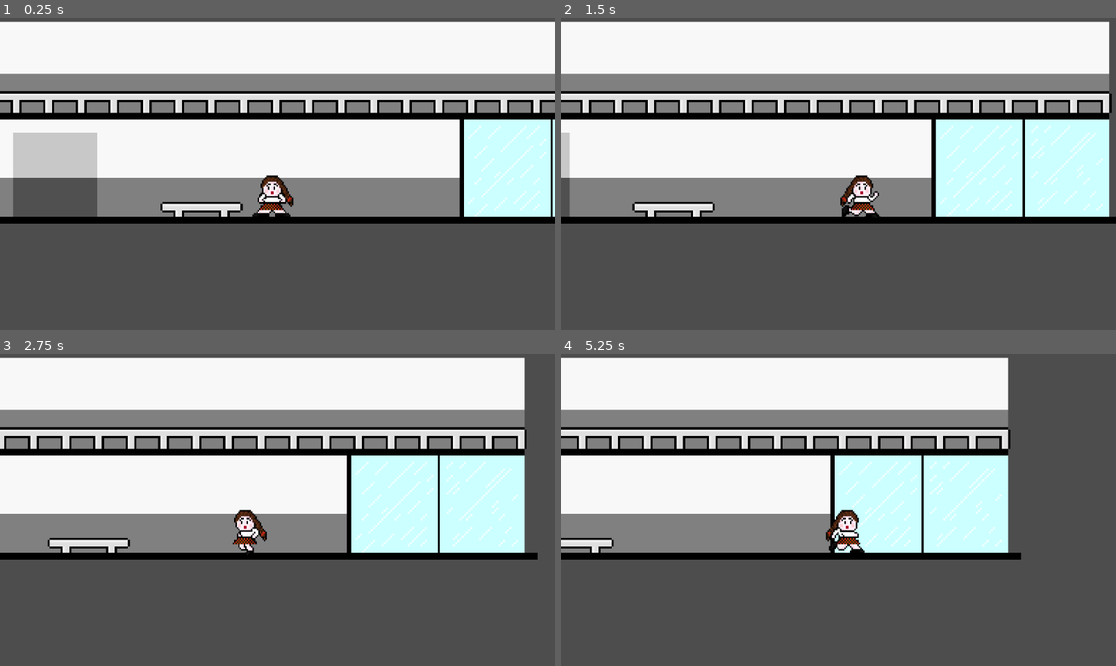
Above: before the commit, frames 1-4 (two rows, left to right).
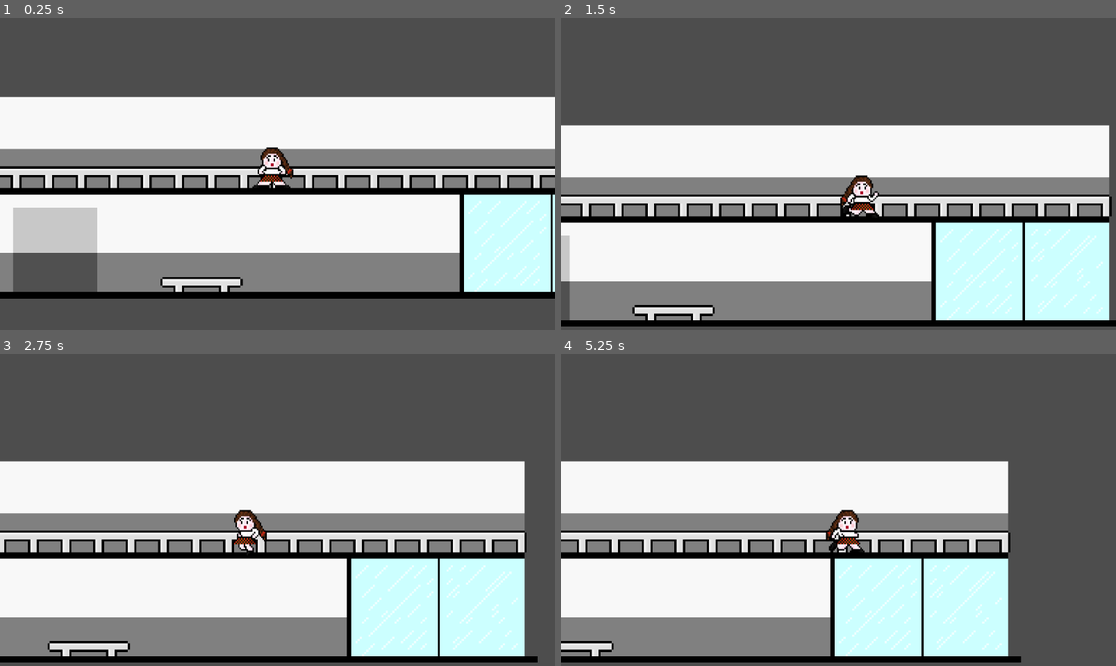
Above: after the commit, the same moments.

Repository: ema-12-martins/right_under_your_moustache
Game: Godot game, scene res://scenes/game.tscn
The game is run twice, just before and just after one commit, with the same random seed, the same clock (stepped at 60 frames per second) and the same inputs.
Inputs:
- Up to frame 1 (0.25 s): no input
- Up to frame 2 (1.5 s): hold W (Interact) 0.53-1.28 s; hold D (right) from 0.53 s (still down); tap W (Interact) at 1.35 s
- Up to frame 3 (2.75 s): release D (right) at 2.03 s; hold A (left) from 2.03 s (still down); hold W (Interact) from 2.03 s (still down)
- Up to frame 4 (5.25 s): release A (left) at 2.78 s; release W (Interact) at 2.78 s; hold D (right) 2.78-4.28 s; tap W (Interact) at 2.85, 4.35 s; hold W (Interact) 3.53-4.28 s; hold A (left) 4.28-5.03 s; hold D (right) from 5.03 s (still down); hold W (Interact) from 5.03 s (still down)

The runs differ from the first frame. In frame 1, 74% of the frame differs, in the area x 0-100%, y 1-90%; in frame 2, 78%, in the area x 0-100%, y 1-99%; in frame 3, 75%; in frame 4, 65%.

Commit message:
+1 level

Diff:
--- a/right_under_your_moustache/scenes/game.tscn
+++ b/right_under_your_moustache/scenes/game.tscn
@@ -109,8 +109,15 @@
 [node name="Levels" type="Node" parent="."]
 
 [node name="level_0" type="StaticBody2D" parent="Levels"]
-position = Vector2(0, -126)
+position = Vector2(501, -131)
 
 [node name="CollisionShape2D" type="CollisionShape2D" parent="Levels/level_0"]
 position = Vector2(-6, -90)
 shape = SubResource("WorldBoundaryShape2D_6aqpo")
+
+[node name="level_1" type="StaticBody2D" parent="Levels"]
+position = Vector2(899, -850)
+
+[node name="CollisionShape2D" type="CollisionShape2D" parent="Levels/level_1"]
+position = Vector2(-530, -81)
+shape = SubResource("WorldBoundaryShape2D_6aqpo")
--- a/right_under_your_moustache/scripts/test.gd
+++ b/right_under_your_moustache/scripts/test.gd
@@ -3,7 +3,7 @@
 @onready var interactable: Area2D = $Interactable
 @onready var augusto: CharacterBody2D = $"../../augusto"
 
-var level = 0
+var level = 1
 
 # Called when the node enters the scene tree for the first time.
 func _ready() -> void:
